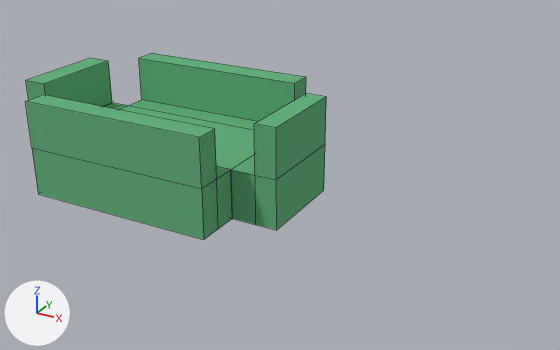
An edit to the Blender file trunk/engine/assets-org/models/table_1/table_1.blend, drawn before and after from the same camera.
Both versions are drawn from a 50 mm lens placed at (18.64, -24.51, 11.49), pointed at (5.08, 0.16, -0.84). Arrows for +X, +Y and +Z are at lower left; the lights stay in place. Mesh edges are drawn as thin lines.

Objects in the first picture: 'table_1'.
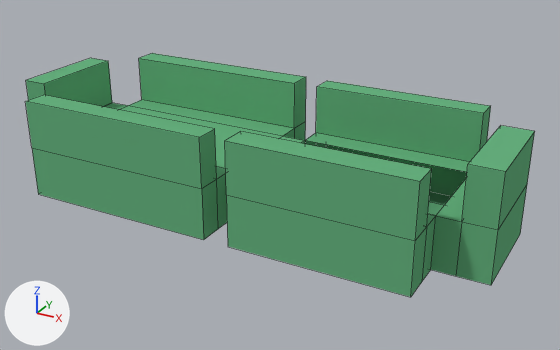
The newer file is also turned or shifted as a whole; pictures and numbers use the older file's frame.

What differs and where, as boxes [x1, y1, x2, y2] in the pictures (560 x 350 px):
```json
{"object": "table_1", "change": "reshaped", "before": [25, 53, 326, 240], "after": [25, 53, 535, 297], "on screen": "69% wider, 30% taller"}
{"part": 1, "of": "me_table_1", "change": "built on", "before": [254, 93, 326, 230], "after": [225, 81, 535, 297]}
```

The change, as JSON lines over the scene's bpy script:
```json
{"block": "me_table_1", "where": "# used by ob_table_1; location = (0.0, 0.0, 0.0); scale = (2.02, 2.02, 2.02)"}
{"op": "remove", "block": "me_table_1", "code": "me_table_1.from_pydata(...)  # 68 vertices, 66 faces; spans x -2.92..3.03, y -1.96..2.02, z -1.0..1.0"}
{"op": "add", "block": "me_table_1", "code": "me_table_1.from_pydata(...)  # 104 vertices, 101 faces; spans x -2.92..7.0, y -1.96..2.02, z -1.0..1.0"}
{"block": "me_table_1", "change": "me_table_1 part 1"}
{"block": "me_table_1", "change": "8 vertices are removed from x 2.58..3.03, y -1.0..1.0, z -1.0..1.0"}
{"block": "me_table_1", "change": "9 faces are deleted"}
{"block": "me_table_1", "change": "32 vertices are added at x 2.58..6.41, y -1.96..1.99, z -1.0..1.0"}
{"block": "me_table_1", "change": "6 new vertices lie (0.0, 0.0, 0.99) away from vertices in x 2.58..6.41, y -1.0..1.99, z 0.01"}
{"block": "me_table_1", "change": "6 new vertices lie (0.59, 0.0, 0.0) away from vertices in x 6.41, y -1.0..1.0, z -1.0..1.0"}
{"block": "me_table_1", "change": "44 new faces join them"}
```
